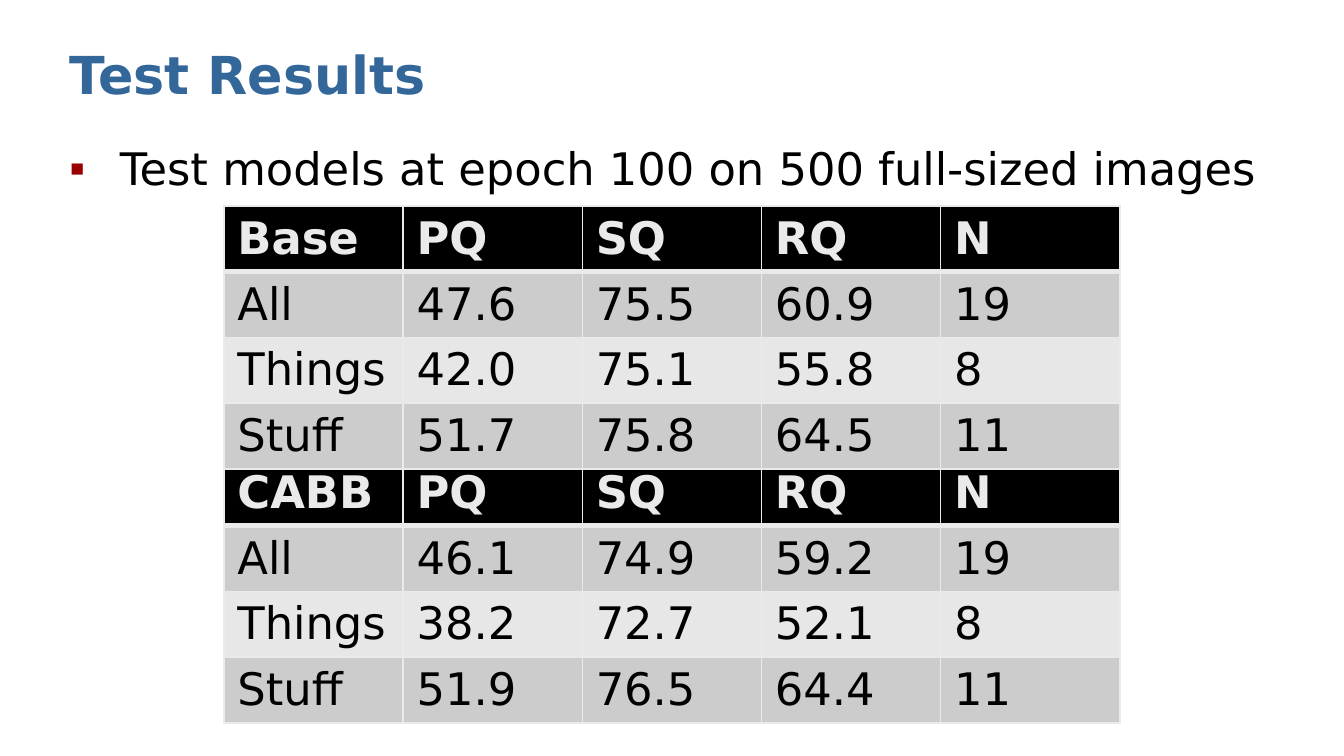
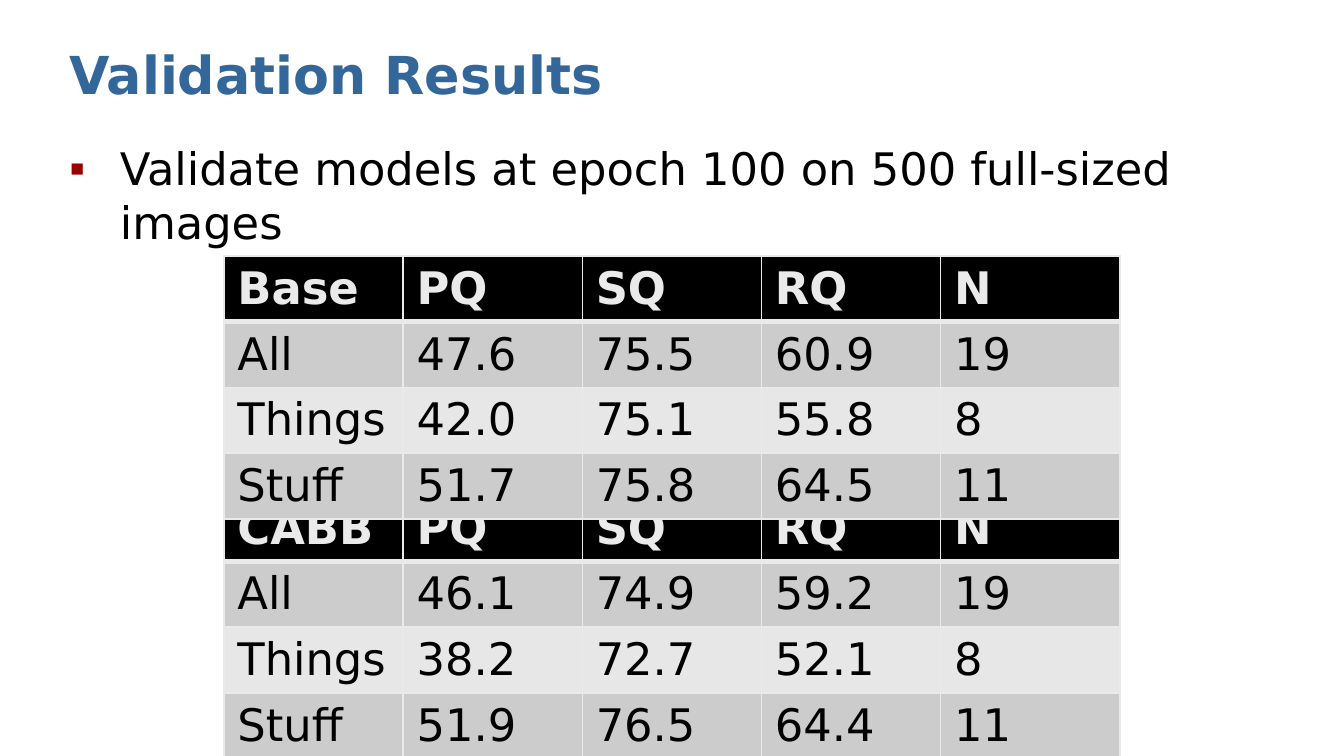
Before and after one commit to Dystron/Forked_EfficientPS, a slide deck: slide 12 of Crop-Aware Panoptic Segmentation.pptx (slide 11 before the commit). Drawn at 1344x756 pixels with LibreOffice and Linux fonts; fonts in the diff are those of the drawing. Boxes give left, top, right and bottom in pixels: in the first picture for what was removed or moved away, otherwise in the second. Text is boxed around its words. In the diff, an @@ line names an element or a change of style, - is before the commit and + after.

```diff
--- a/Crop-Aware Panoptic Segmentation.pptx
+++ b/Crop-Aware Panoptic Segmentation.pptx
@@ title at (69, 54, 603, 95): text changed @@
-Test Results
+Validation Results
@@ text at (120, 151, 1170, 249): text changed @@
-▪ Test models at epoch 100 on 500 full-sized images
+▪ Validate models at epoch 100 on 500 full-sized images
@@ table: place and size @@
-table at (224, 206, 1118, 456)
+table at (224, 257, 1118, 506)
@@ table: place and size @@
-table at (224, 460, 1118, 710)
+table at (224, 496, 1118, 746)
```
Also in this commit, not shown: 2 other slides changed, 2 slides added.
